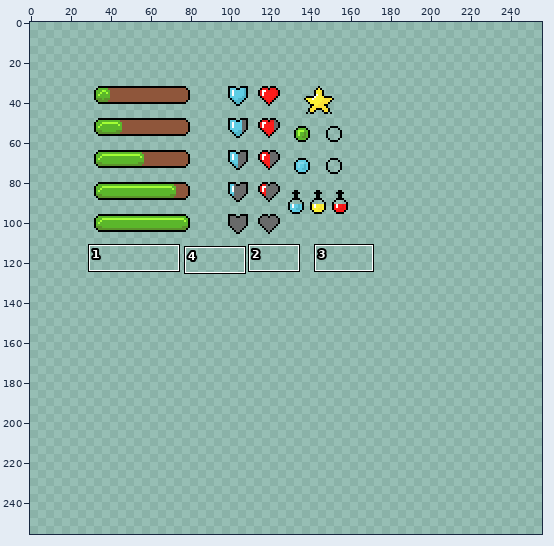
Edited in one commit: pixel-art file (art/AsepriteFile/UI/progressBar.aseprite). Above, an overview of the earlier version with the close-up marked.
Close-up. Before:
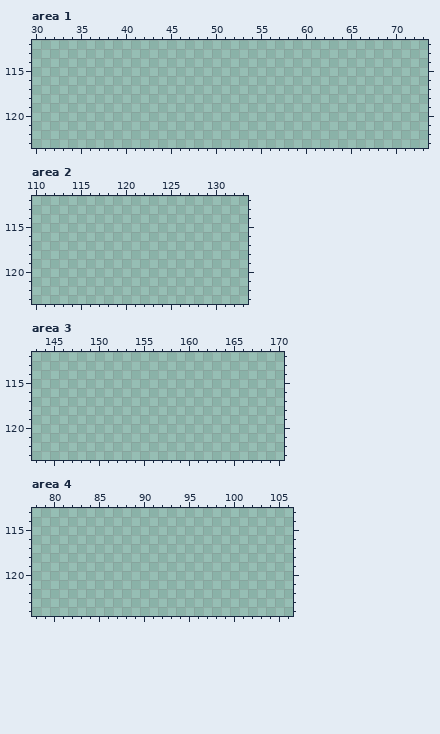
256x256 pixels, 1 frame. Shown: area 1: x 30..73, y 112..123; area 2: x 110..133, y 112..123; area 3: x 143..170, y 112..123; area 4: x 78..106, y 113..124. The commit also changed other parts of the picture, which this record leaves out.
Visible layers, top first: "OutLine", "Fill", "Bg".
Palette (. is transparent): 
And afterwards:
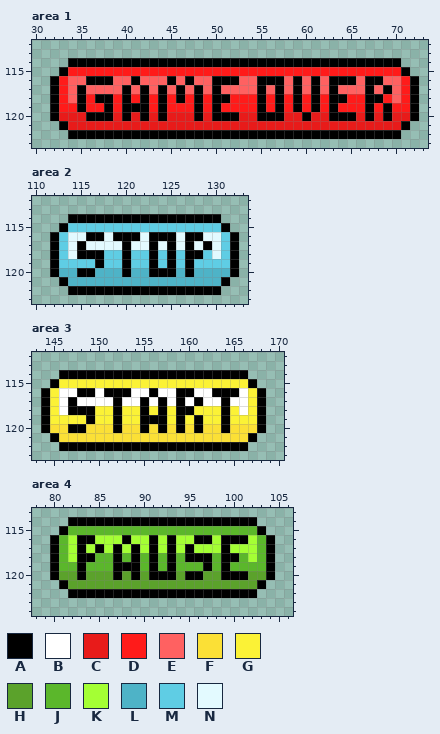
Colours new in this view: A #000000  B #ffffff  C #e81b1a  D #ff1b1a  E #ff6161  F #fbe036  G #fbf236  H #5ba22b  J #5bb72b  K #a4ff34  L #4eb3c7  M #5fcde4  N #e3faff
The edit:
layer "Text" added
Changed rows in their new state; - is an unchanged pixel.
Area 1, layers "Text", "OutLine", "Fill":
first column x 32:
114 --AAAAAAAAAAAAAAAAAAAAAAAAAAAAAAAAAAAAA--
115 -ADDDDDDDDDDDDDDDDDDDDDDDDDDDDDDDDDDDDDA-
116 ADEEAAAEEAEEEAEAEEAAAEEAAAEAEAEAAAEAAEEDA
117 ADEAEEEEAEAEAEAEAEAEEEEAEAEAEAEAEEEAEAEDA
118 ADEADAADADADADADADAADDDADADADADAADDAADEDA
119 ADDADDADAAADADDDADADDDDADADADADADDDADADDA
120 ACCCAAACACACACCCACAAACCAAACCACCAAACACACCA
121 -ACCCCCCCCCCCCCCCCCCCCCCCCCCCCCCCCCCCCCA-
122 --AAAAAAAAAAAAAAAAAAAAAAAAAAAAAAAAAAAAA--
Area 2, layers "Text", "OutLine", "Fill":
first column x 112:
114 --AAAAAAAAAAAAAAAAA--
115 -AMMMMMMMMMMMMMMMMMA-
116 AMNNAANAAANAAANAANNMA
117 AMNANNNNANNANANANANMA
118 AMNAAAMMAMMAMAMAAMNMA
119 AMMMMAMMAMMAMAMAMMMMA
120 ALLAALLLALLAAALALLLLA
121 -ALLLLLLLLLLLLLLLLLA-
122 --AAAAAAAAAAAAAAAAA--
Area 3, layers "Text", "OutLine", "Fill":
first column x 144:
114 --AAAAAAAAAAAAAAAAAAAAA--
115 -AGGGGGGGGGGGGGGGGGGGGGA-
116 AGBBAABAAABBABBAABBAAABGA
117 AGBABBBBABBABABABABBABBGA
118 AGBAAAGGAGGAGAGAAGGGAGBGA
119 AGGGGAGGAGGAAAGAGAGGAGGGA
120 AFFAAFFFAFFAFAFAFAFFAFFFA
121 -AFFFFFFFFFFFFFFFFFFFFFA-
122 --AAAAAAAAAAAAAAAAAAAAA--
Area 4, layers "Text", "OutLine", "Fill":
first column x 80:
114 --AAAAAAAAAAAAAAAAAAAAA--
115 -AJJJJJJJJJJJJJJJJJJJJJA-
116 AJKAAKKKAKKAKAKKAAKAAAKJA
117 AJKAKAKAKAKAKAKAKKKAKKKJA
118 AJKAAJJAJAJAJAJAAAJAAJKJA
119 AJJAJJJAAAJAJAJJJAJAJJJJA
120 AHHAHHHAHAHAAAHAAHHAAAHHA
121 -AHHHHHHHHHHHHHHHHHHHHHA-
122 --AAAAAAAAAAAAAAAAAAAAA--
